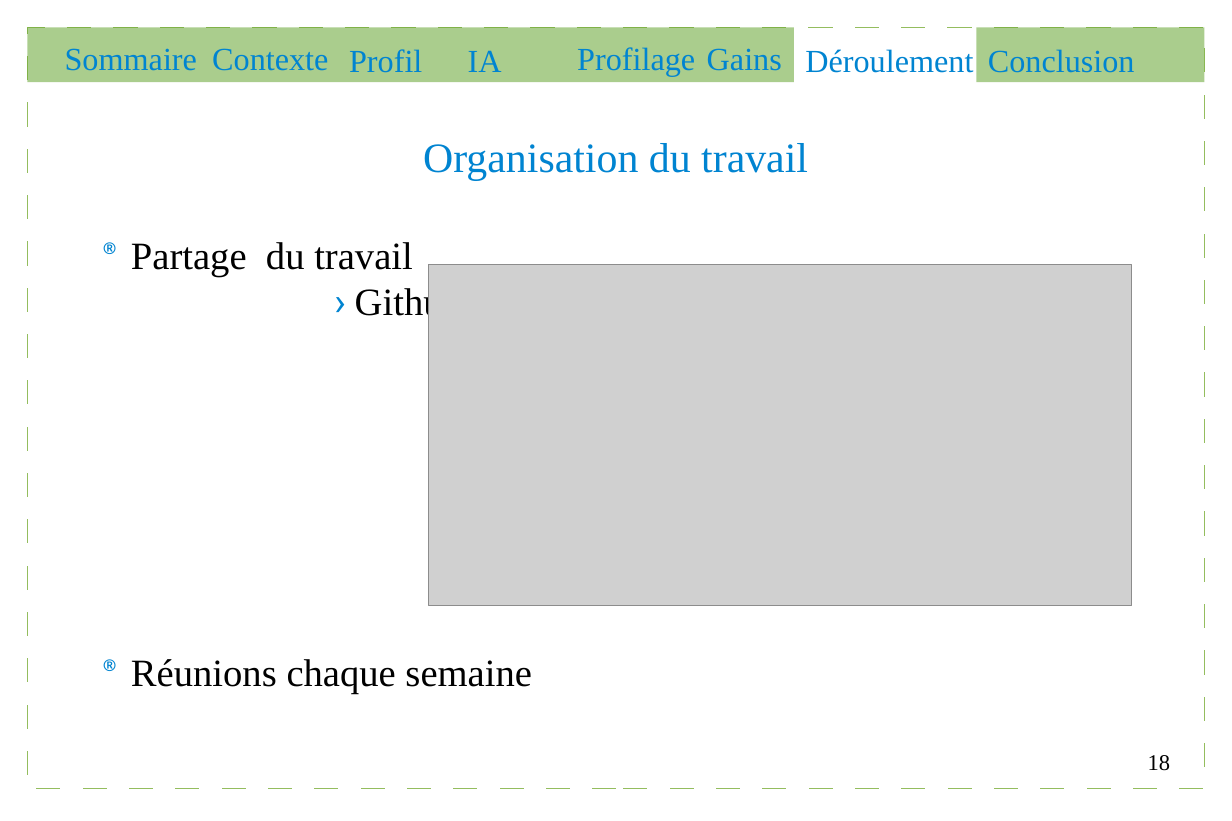
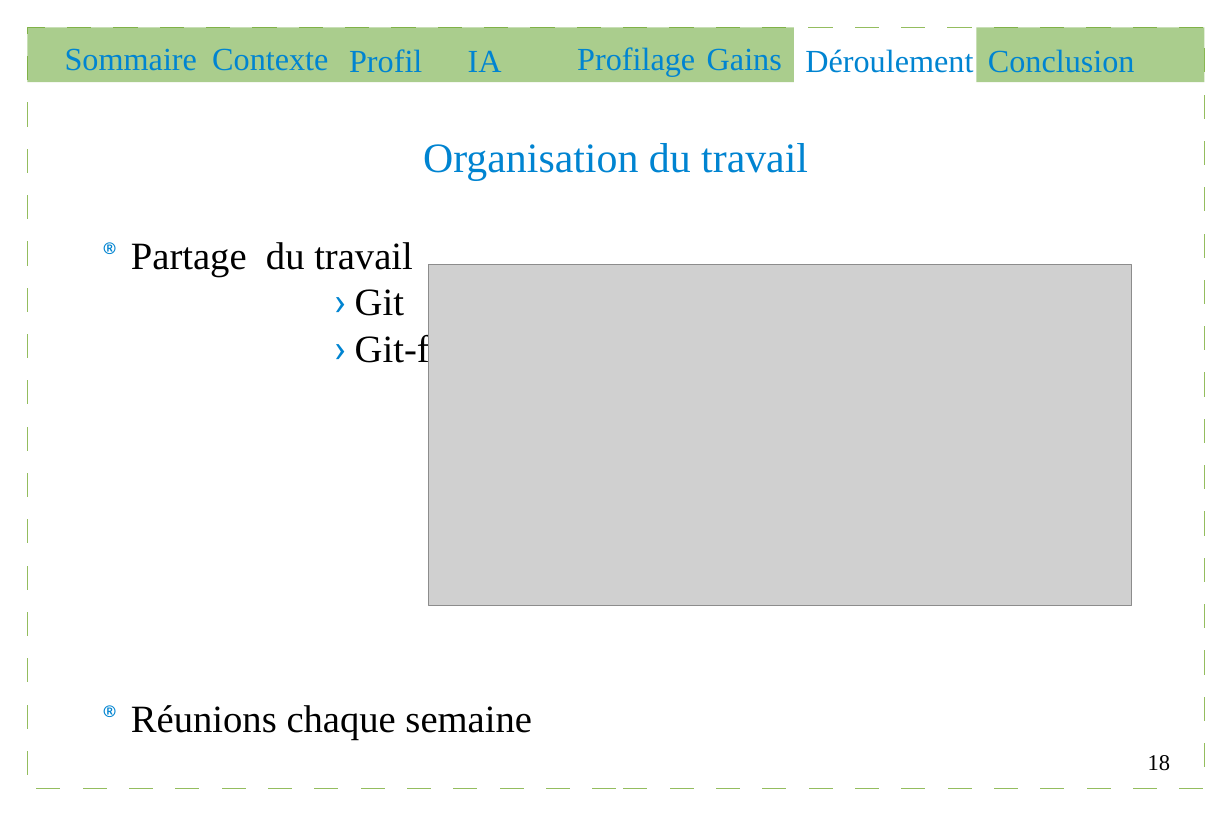
Before and after one commit to Gouga34/TERM1_Poker, a slide deck: slide 18 of Soutenance/presentation.odp. Drawn at 1232x821 pixels with LibreOffice and Linux fonts; fonts in the diff are those of the drawing; grey boxes stand for pictures. Boxes give left, top, right and bottom in pixels: in the first picture for what was removed or moved away, otherwise in the second. Text is boxed around its words. In the diff, an @@ line names an element or a change of style, - is before the commit and + after.

```diff
--- a/Soutenance/presentation.odp
+++ b/Soutenance/presentation.odp
@@ text at (355, 289, 488, 370): text changed @@
-› Github
+› Git
+› Git-flow
```
Also in this commit, not shown: 4 other slides changed.
